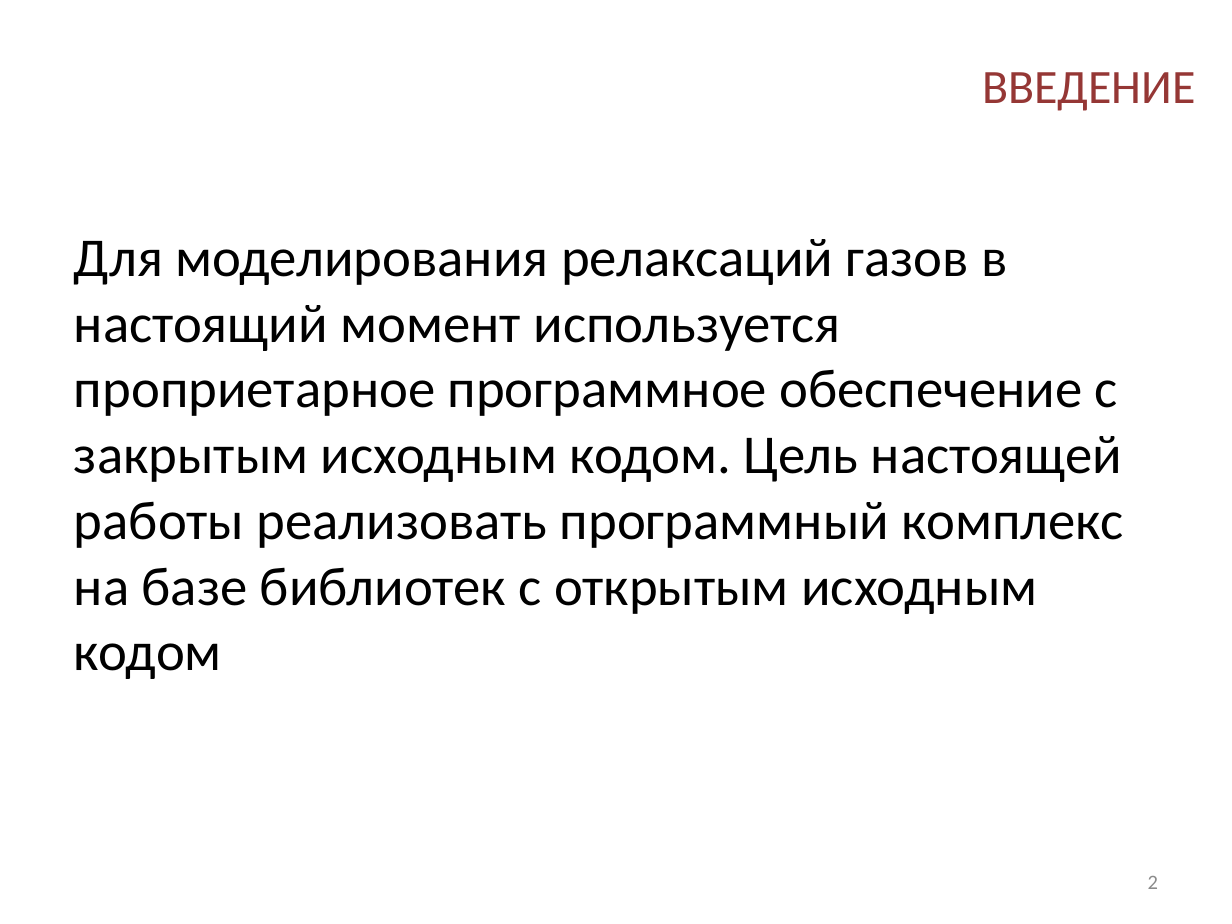
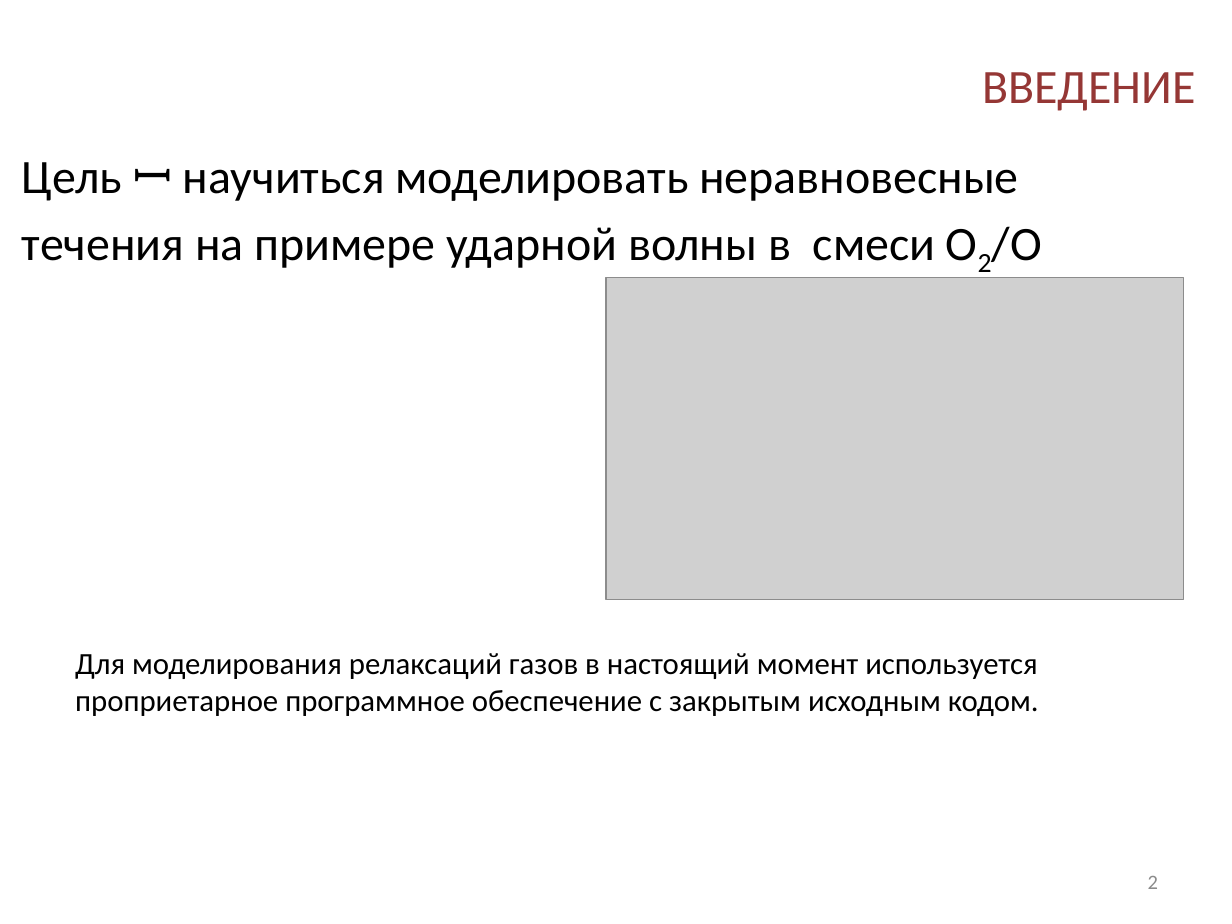
Before and after one commit to SpinSpinSugar/lectures, a slide deck: slide 2 of Student_conference/Relaxation_after_shockwave_ru.pptx. Drawn at 1232x924 pixels with LibreOffice and Linux fonts; fonts in the diff are those of the drawing; grey boxes stand for pictures; background and template pictures are left out. Boxes give left, top, right and bottom in pixels: in the first picture for what was removed or moved away, otherwise in the second. Text is boxed around its words. In the diff, an @@ line names an element or a change of style, - is before the commit and + after.

```diff
--- a/Student_conference/Relaxation_after_shockwave_ru.pptx
+++ b/Student_conference/Relaxation_after_shockwave_ru.pptx
@@ text at <box>22,162,1018,268</box>: text changed; size 32 to 28 pt @@
-Для моделирования релаксаций газов в настоящий момент используется проприетарное программное обеспечение с закрытым исходным кодом. Цель настоящей работы реализовать программный комплекс на базе библиотек с открытым исходным кодом
+Цель ꟷ научиться моделировать неравновесные
+течения на примере ударной волны в смеси O2/O
@@ picture added at <box>606,277,1184,599</box> @@
@@ text added at <box>75,653,1039,716</box>, 18 pt, text #000000 @@
+Для моделирования релаксаций газов в настоящий момент используется проприетарное программное обеспечение с закрытым исходным кодом.
```
Also in this commit, not shown: 4 other slides changed, 4 slides added, 3 slides removed, 3 other files.
